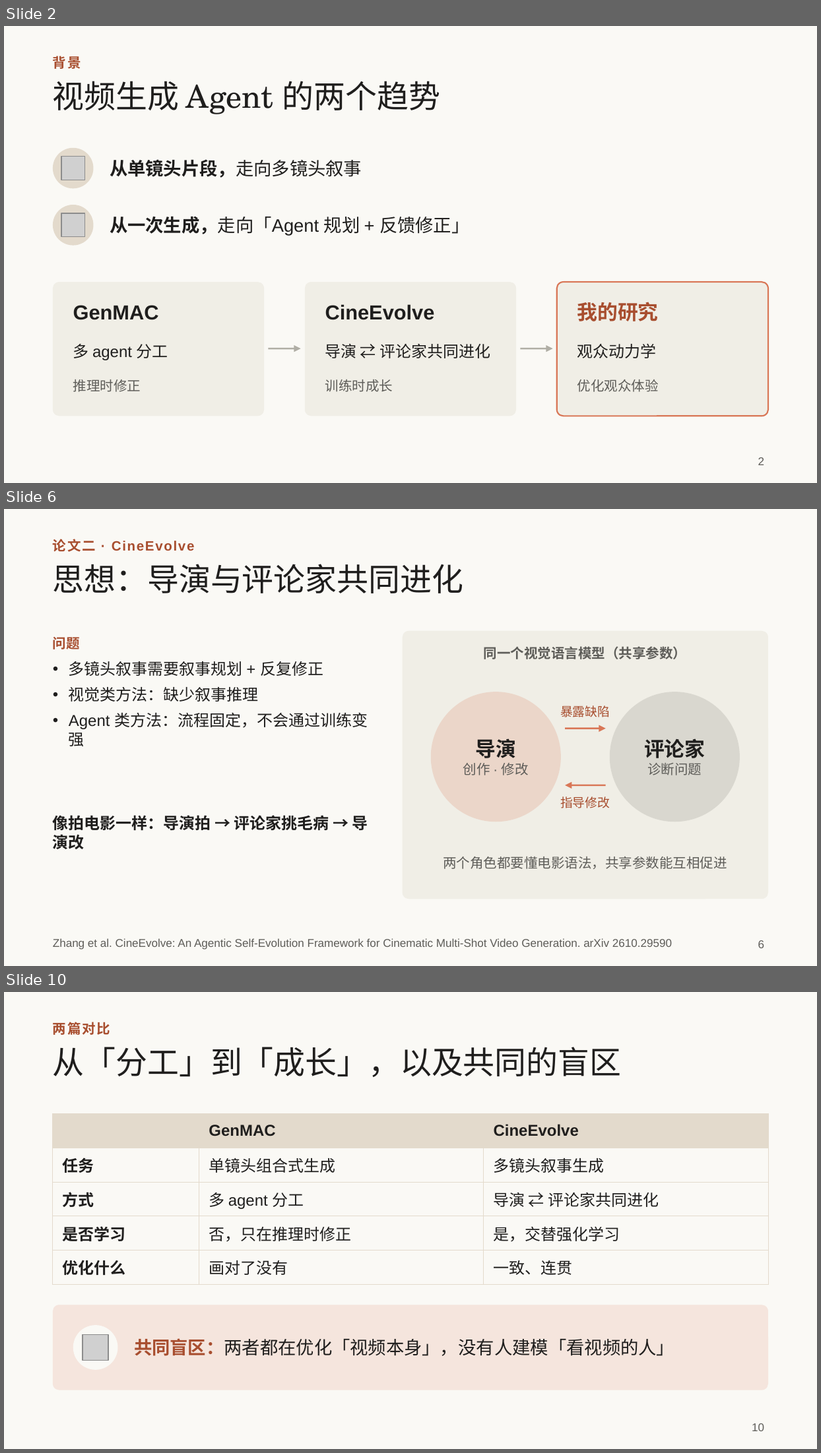
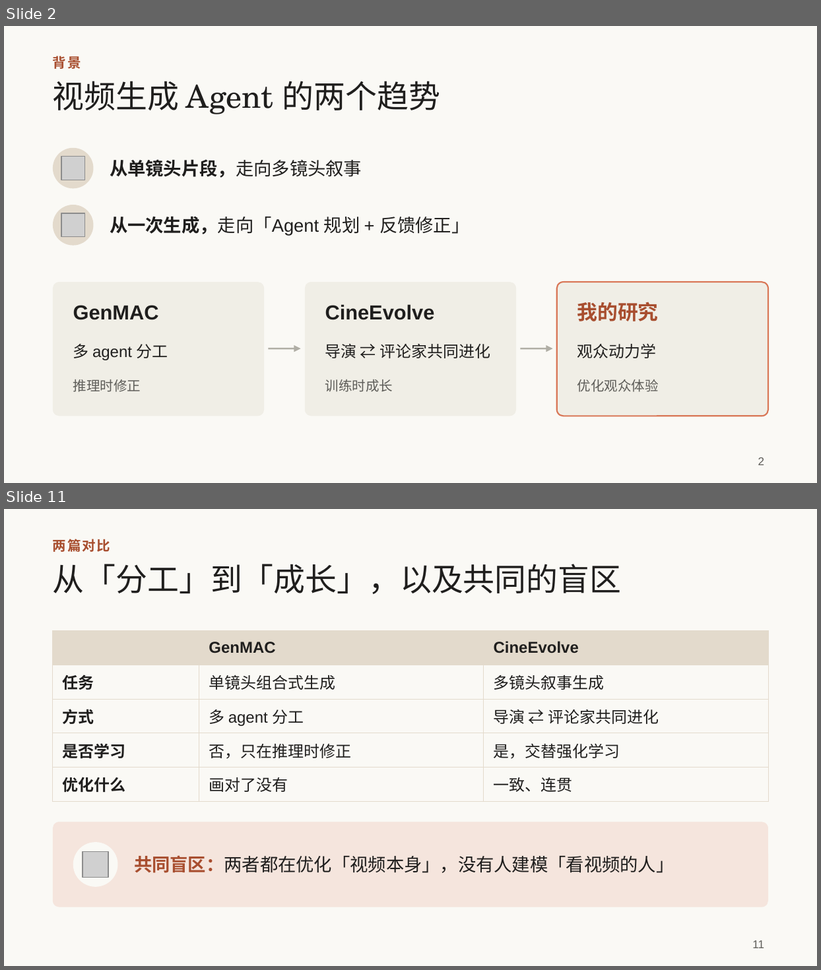
Before and after one commit to irving-2222/ICML, a slide deck: talk/研究分享_从多智能体协作到自进化.pptx. Shown one above the other, each under a label of ours: slides 2, 6 and 10 before the commit, slides 2 and 11 after it; the slides between them are not shown. The pictures are 821x1453 and 821x970 pixels, drawn with LibreOffice and Linux fonts; fonts in the diff are those of the drawing; grey boxes stand for pictures. Boxes give left, top, right and bottom in pixels: in the first picture for what was removed or moved away, otherwise in the second. Text is boxed around its words. In the diff, an @@ line names an element or a change of style, - is before the commit and + after.

```diff
--- a/talk/研究分享_从多智能体协作到自进化.pptx
+++ b/talk/研究分享_从多智能体协作到自进化.pptx
@@ slide 6 removed at box(4, 509, 817, 966), background #FAF9F5 @@
@@ text removed at box(53, 539, 195, 552) @@
-论文二 · CineEvolve
@@ title removed at box(53, 564, 463, 593) @@
-思想：导演与评论家共同进化
@@ text removed at box(53, 637, 80, 650) @@
-问题
@@ rounded rectangle removed at box(403, 631, 768, 899) @@
@@ text removed at box(484, 646, 687, 659) @@
-同一个视觉语言模型（共享参数）
@@ text removed at box(69, 661, 368, 747) @@
-• 多镜头叙事需要叙事规划 + 反复修正
-• 视觉类方法：缺少叙事推理
-• Agent 类方法：流程固定，不会通过训练变强
@@ ellipse removed at box(431, 692, 561, 822) @@
@@ text removed at box(560, 706, 610, 718) @@
-暴露缺陷
@@ ellipse removed at box(610, 692, 740, 822) @@
@@ text removed at box(463, 739, 529, 776) @@
-导演
-创作 · 修改
@@ arrow removed from (565, 729) to (606, 729) @@
@@ text removed at box(644, 739, 705, 776) @@
-评论家
-诊断问题
@@ arrow removed from (606, 786) to (565, 786) @@
@@ text removed at box(560, 797, 610, 809) @@
-指导修改
@@ text removed at box(53, 815, 368, 850) @@
-像拍电影一样：导演拍 → 评论家挑毛病 → 导演改
@@ text removed at box(443, 857, 727, 869) @@
-两个角色都要懂电影语法，共享参数能互相促进
@@ text removed at box(53, 939, 672, 950) @@
-Zhang et al. CineEvolve: An Agentic Self-Evolution Framework for Cinematic Multi-Shot Video Generation. arXiv 2610.29590
@@ page number removed at box(758, 941, 765, 949) @@
-6
@@ what was slide 10 is now slide 11 @@
@@ page number at box(752, 941, 764, 949): text changed @@
-10
+11
```
Also in this commit, not shown: 3 slides changed, 7 slides added, 5 other slides removed.
